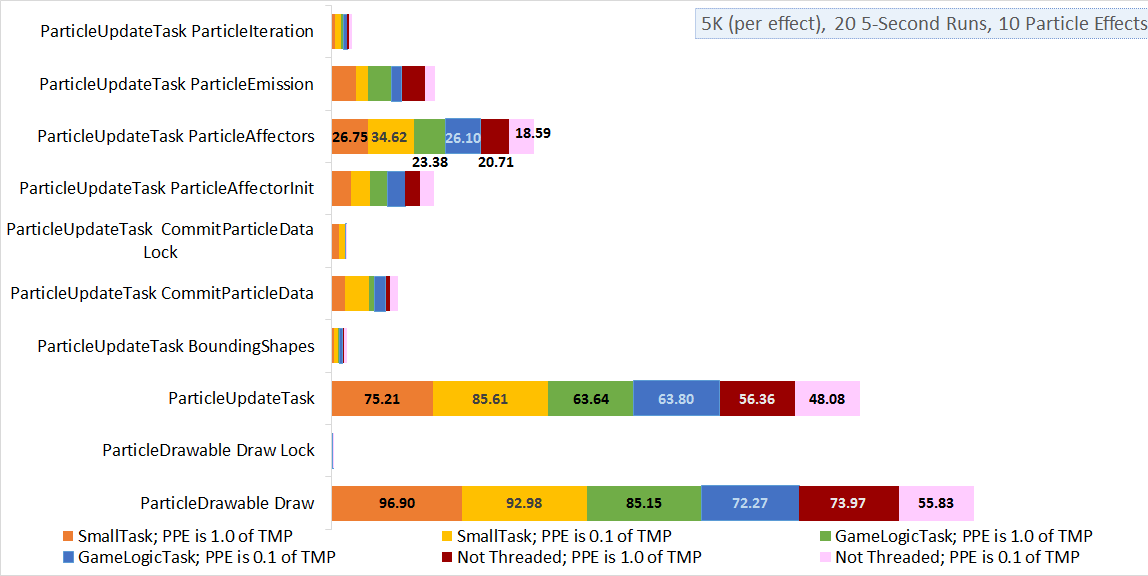
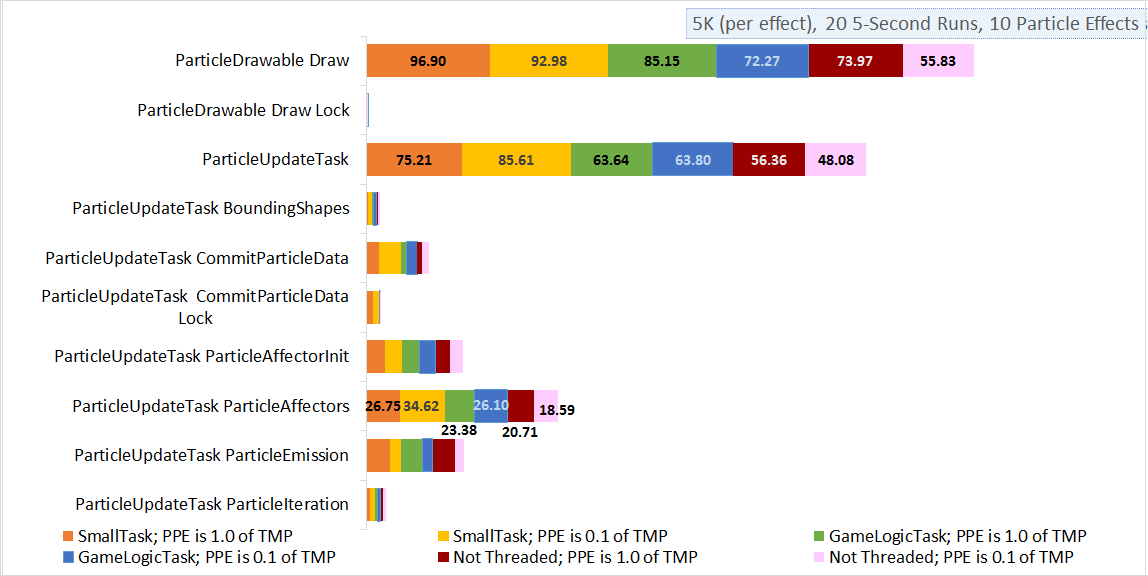
The second 1148px x 576px image is a revision of the first. Changes to its layers:
added layer "Layer 7" above "Layer 6" over [2, 0, 1146, 575]
